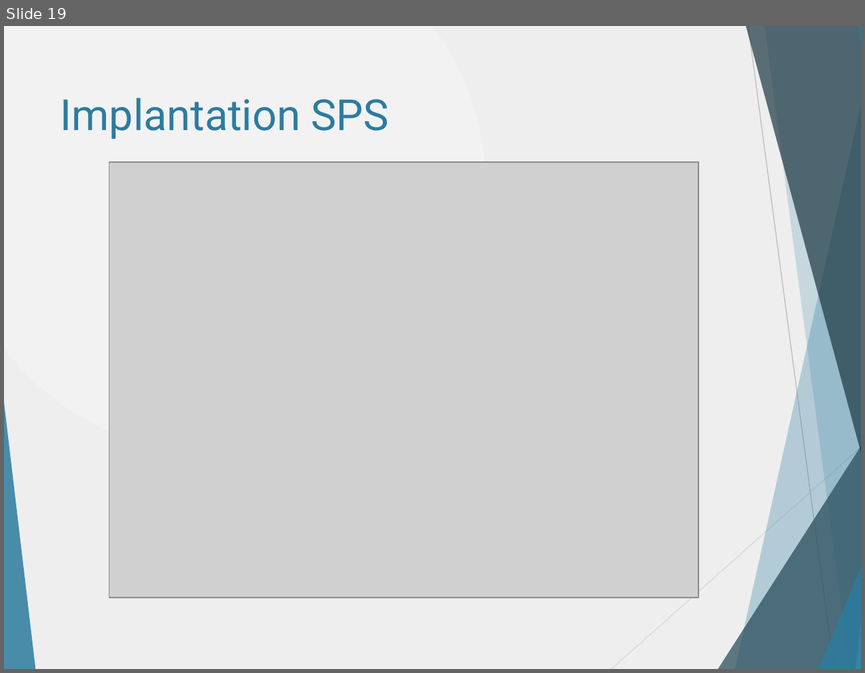
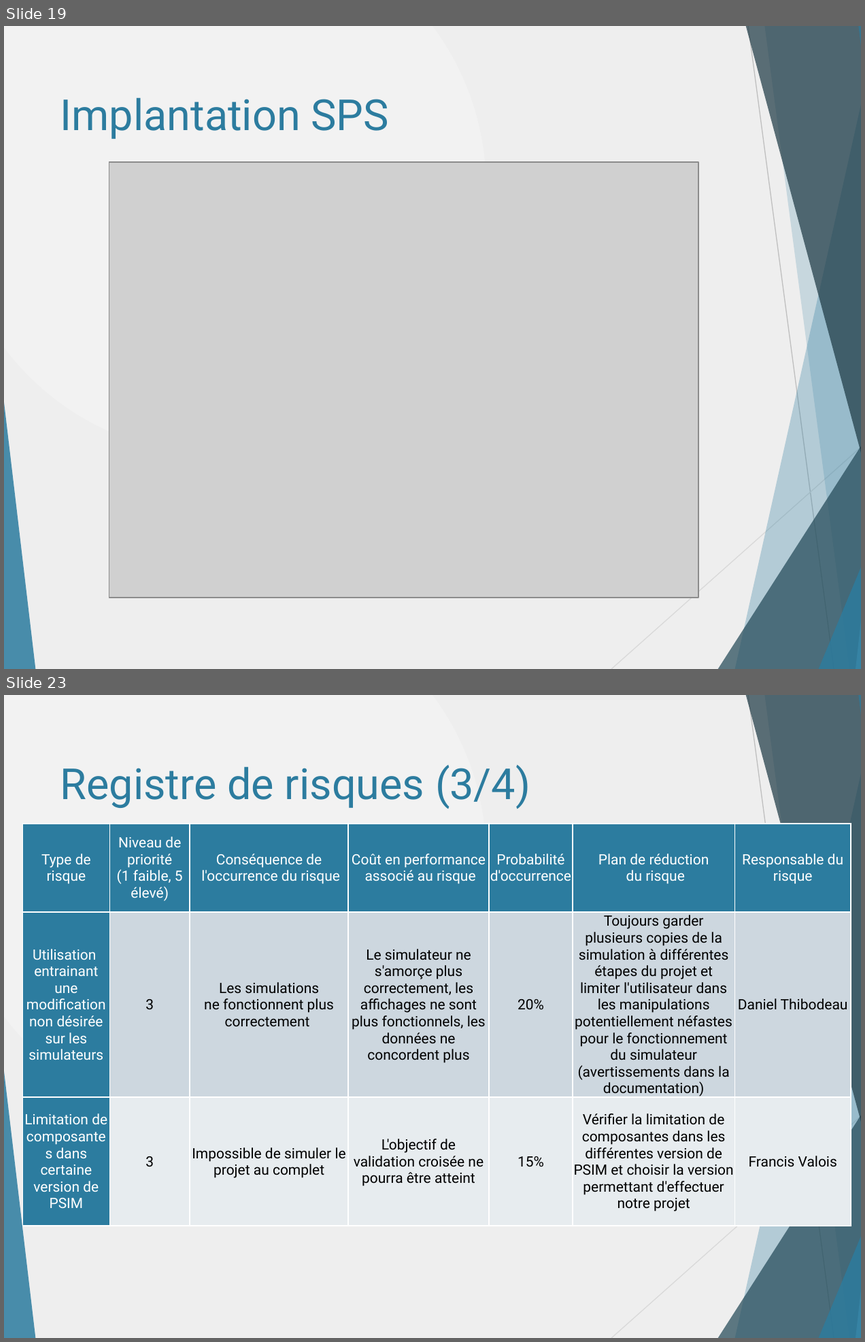
Before and after one commit to danthib76/DesignIV, a slide deck: Remise/Remise 2/Presentation1_corrigee_DT.pptx. Shown one above the other, each under a label of ours: slide 19 before the commit, slides 19 and 23 after it; the slides between them are not shown. The pictures are 865x673 and 865x1342 pixels, drawn with LibreOffice and Linux fonts; fonts in the diff are those of the drawing; grey boxes stand for pictures. Boxes give left, top, right and bottom in pixels: in the first picture for what was removed or moved away, otherwise in the second. Text is boxed around its words. In the diff, an @@ line names an element or a change of style, - is before the commit and + after.

Commit message:
Registre de risque, plan de test, gantt et WBS intégré dans le PPT

```diff
--- a/Remise/Remise 2/Presentation1_corrigee_DT.pptx
+++ b/Remise/Remise 2/Presentation1_corrigee_DT.pptx
@@ slide 23 added at (4,695,861,1338), background gradient #F2F2F2 to #EEEEEE; not listed: 10 template elements that a slide beside it also shows @@
@@ title added at (60,764,530,809), 36 pt, text #2C7C9F @@
+Registre de risques (3/4)
@@ table added at (23,824,851,1246), 3 rows, 7 columns @@
+Type de risque | Niveau de priorité (1 faible, 5 élevé) | Conséquence de l'occurrence du risque | Coût en performance associé au risque | Probabilité d'occurrence | Plan de réduction du risque | Responsable du risque
+Utilisation entrainant une modification non désirée sur les simulateurs | 3 | Les simulations ne fonctionnent plus correctement | Le simulateur ne s'amorçe plus correctement, les affichages ne sont plus fonctionnels, les données ne concordent plus | 20% | Toujours garder plusieurs copies de la simulation à différentes étapes du projet et limiter l'utilisateur dans les manipulations potentiellement néfastes pour le fonctionnement du simulateur (avertissements dans la documentation) | Daniel Thibodeau
+Limitation de composantes dans certaine version de PSIM | 3 | Impossible de simuler le projet au complet | L'objectif de validation croisée ne pourra être atteint | 15% | Vérifier la limitation de composantes dans les différentes version de PSIM et choisir la version permettant d'effectuer notre projet | Francis Valois
```
Also in this commit, not shown: 9 other slides added.
